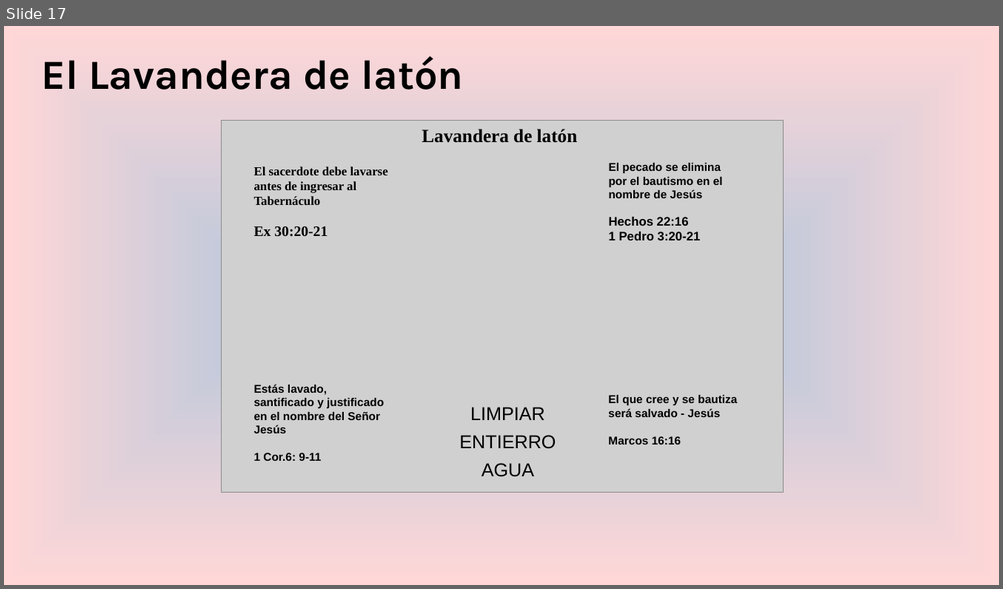
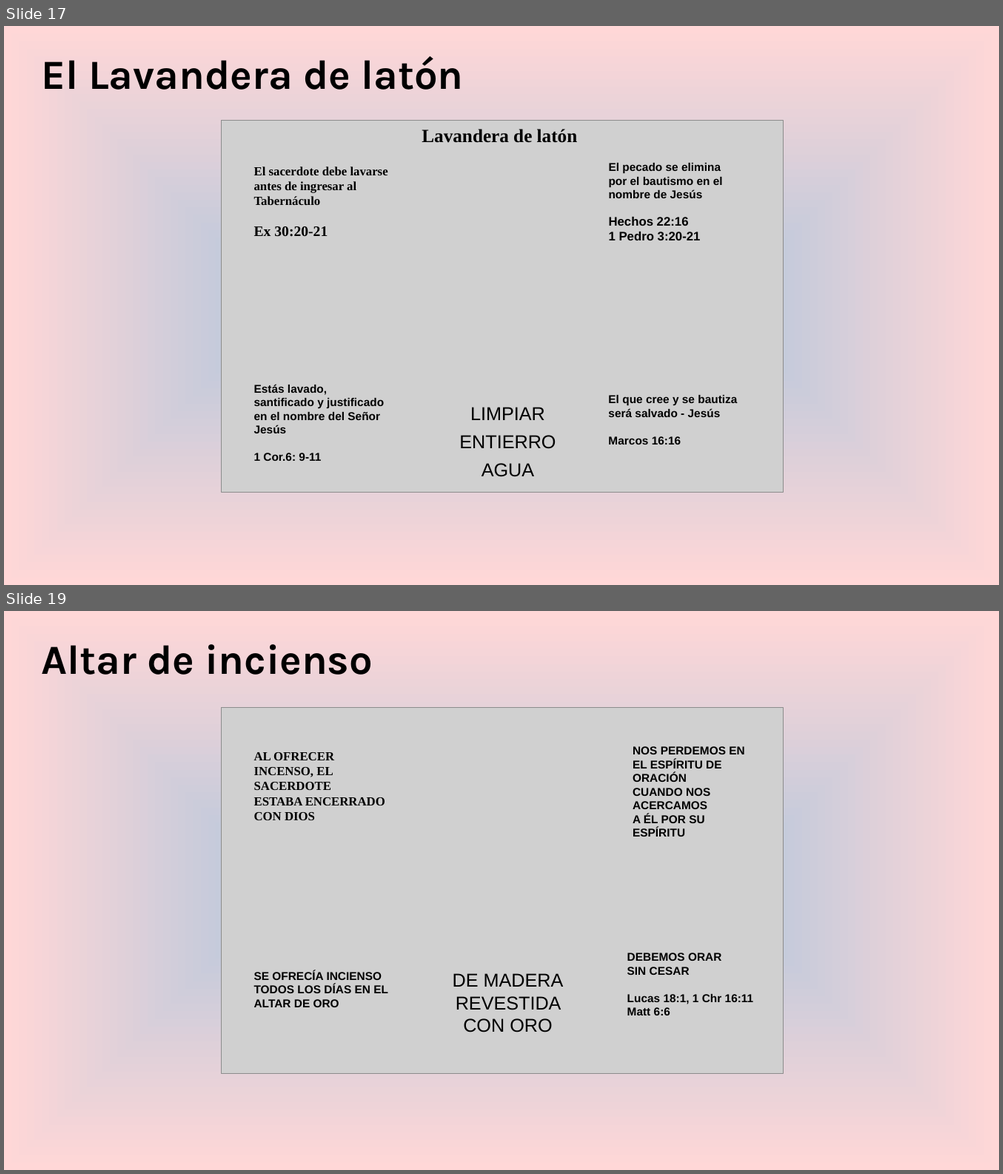
Before and after one commit to praxeastech/sanpedrosula, a slide deck: assets/docs/EltabernáculodeMoisés.odp. Shown one above the other, each under a label of ours: slide 17 before the commit, slides 17 and 19 after it; the slides between them are not shown. The pictures are 1003x589 and 1003x1174 pixels, drawn with LibreOffice and Linux fonts; fonts in the diff are those of the drawing; grey boxes stand for pictures. Boxes give left, top, right and bottom in pixels: in the first picture for what was removed or moved away, otherwise in the second. Text is boxed around its words. In the diff, an @@ line names an element or a change of style, - is before the commit and + after.

```diff
--- a/assets/docs/EltabernáculodeMoisés.odp
+++ b/assets/docs/EltabernáculodeMoisés.odp
@@ slide 19 added at box(4, 611, 999, 1170), background gradient #B4C7DC to #FFD7D7 @@
@@ title added at box(41, 644, 373, 675), 40 pt, text #000000, bold @@
+Altar de incienso
@@ picture added at box(221, 708, 783, 1074) @@
@@ text added at box(254, 752, 385, 820), 12 pt, text #000000, bold @@
+AL OFRECER
+INCENSO, EL SACERDOTE
+ESTABA ENCERRADO CON DIOS
@@ text added at box(632, 746, 744, 837), 11 pt, text #000000, bold @@
+NOS PERDEMOS EN
+EL ESPÍRITU DE ORACIÓN
+CUANDO NOS ACERCAMOS
+A ÉL POR SU ESPÍRITU
@@ text added at box(627, 953, 754, 1016), 11 pt, text #000000, bold @@
+DEBEMOS ORAR
+SIN CESAR
+Lucas 18:1, 1 Chr 16:11
+Matt 6:6
@@ text added at box(254, 971, 388, 1008), 11 pt, text #000000, bold @@
+SE OFRECÍA INCIENSO
+TODOS LOS DÍAS EN EL
+ALTAR DE ORO
@@ text added at box(452, 974, 563, 1033), 18 pt, text #000000 @@
+DE MADERA
+REVESTIDA CON ORO
```
Also in this commit, not shown: 2 other slides added, 1 other file.
